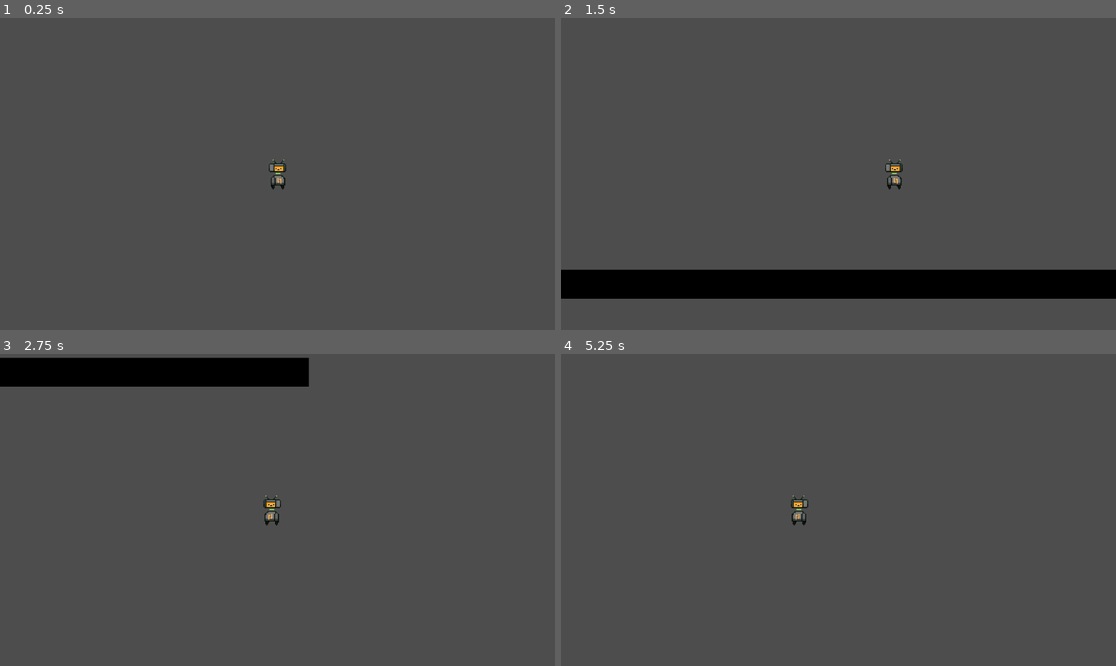
Above: before the commit, frames 1-4 (two rows, left to right).
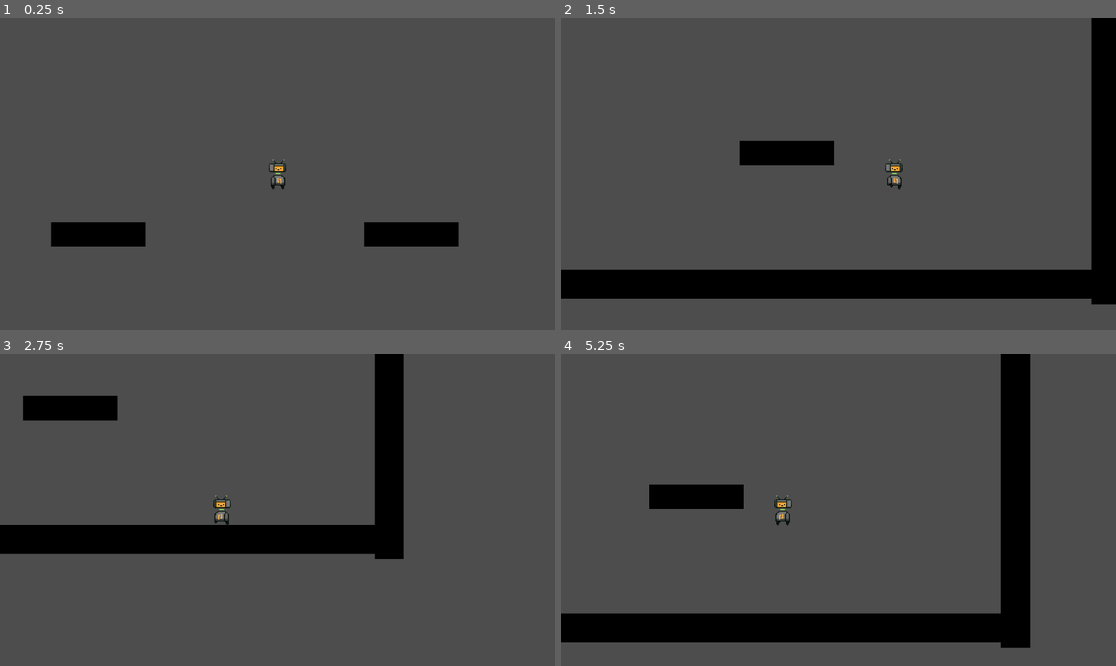
Above: after the commit, the same moments.

Repository: BenjaminWootten/speedjam-4
Game: Godot game, scene res://test_level.tscn
Two runs of this game, one before a commit and one after it. Both use one fixed random seed, a clock stepped at 60 frames per second and the inputs below.
Inputs:
- Up to frame 1 (0.25 s): no input
- Up to frame 2 (1.5 s): hold D (right) from 0.53 s (still down); tap E (grapple) at 0.6 s; tap W (up) at 0.77, 0.8, 1.07, 1.35 s
- Up to frame 3 (2.75 s): tap W (up) at 1.52, 1.82, 2.3 s; tap E (grapple) at 1.55, 2.1 s; release D (right) at 2.03 s; hold A (left) from 2.03 s (still down)
- Up to frame 4 (5.25 s): release A (left) at 2.78 s; hold D (right) 2.78-4.28 s; tap E (grapple) at 2.85, 4.35, 5.1 s; tap W (up) at 3.02, 3.32, 3.6, 3.77, 4.07, 4.52, 4.82 s; hold A (left) 4.28-5.03 s; hold D (right) from 5.03 s (still down)

The runs differ from the first frame. In frame 1, 2.7% of the frame differs, in the area x 9-83%, y 65-74%; in frame 2, 5.1%; in frame 3, 17%, in the area x 0-73%, y 0-66%; in frame 4, 14%.

Commit message:
grapple hook created

Diff:
--- /dev/null
+++ b/grapple.gd
@@ -0,0 +1,11 @@
+extends Node2D
+
+
+# Called when the node enters the scene tree for the first time.
+func _ready():
+	pass # Replace with function body.
+
+
+# Called every frame. 'delta' is the elapsed time since the previous frame.
+func _process(delta):
+	pass
--- /dev/null
+++ b/grapple.tscn
@@ -0,0 +1,8 @@
+[gd_scene load_steps=2 format=3 uid="uid://clto83m3jbc1q"]
+
+[ext_resource type="Script" path="res://grapple.gd" id="1_xok74"]
+
+[node name="grapple" type="Node2D"]
+script = ExtResource("1_xok74")
+
+[node name="RayCast2D" type="RayCast2D" parent="."]
--- a/robot.gd
+++ b/robot.gd
@@ -27,14 +27,17 @@
 	# As good practice, you should replace UI actions with custom gameplay actions.
 	var direction = Input.get_axis("left", "right")
 	# Check if there is a direction, velocity is below max
-	if direction and velocity.x * direction < MAX_SPEED and (not(sign(velocity.x) and sign(direction)) or sign(velocity.x) == sign(direction)):
-		velocity.x += direction * ACCELERATION
-		# Handle sprite direction
-		if direction == 1:
-			sprite.flip_h = false
-		else:
-			sprite.flip_h = true
+	if direction and (not(sign(velocity.x) and sign(direction)) or sign(velocity.x) == sign(direction)):
+		if velocity.x * direction < MAX_SPEED:
+			velocity.x += direction * ACCELERATION
+			# Handle sprite animation
+			sprite.play("walk")
+			if direction == 1:
+				sprite.flip_h = false
+			else:
+				sprite.flip_h = true
 	else:
 		velocity.x = move_toward(velocity.x, 0, DECELERATION)
+		sprite.play("default")
 
 	move_and_slide()
--- a/robot.tscn
+++ b/robot.tscn
@@ -1,7 +1,46 @@
-[gd_scene load_steps=5 format=3 uid="uid://dpiubspm00q5b"]
+[gd_scene load_steps=17 format=3 uid="uid://dpiubspm00q5b"]
 
 [ext_resource type="Script" path="res://robot.gd" id="1_ypht3"]
 [ext_resource type="Texture2D" uid="uid://dvrem4jnlfv1o" path="res://assets/robot.png" id="2_bx4sa"]
+[ext_resource type="Texture2D" uid="uid://cy77t35lta43l" path="res://assets/robot_idle1.png" id="3_np5n5"]
+[ext_resource type="Texture2D" uid="uid://co3p1pggk3td8" path="res://assets/robot_walk.png" id="4_u4mtg"]
+[ext_resource type="PackedScene" uid="uid://clto83m3jbc1q" path="res://grapple.tscn" id="5_d5l8x"]
+
+[sub_resource type="AtlasTexture" id="AtlasTexture_dtvci"]
+atlas = ExtResource("3_np5n5")
+region = Rect2(0, 0, 32, 32)
+
+[sub_resource type="AtlasTexture" id="AtlasTexture_fowwr"]
+atlas = ExtResource("3_np5n5")
+region = Rect2(32, 0, 32, 32)
+
+[sub_resource type="AtlasTexture" id="AtlasTexture_5huhb"]
+atlas = ExtResource("3_np5n5")
+region = Rect2(0, 32, 32, 32)
+
+[sub_resource type="AtlasTexture" id="AtlasTexture_iupon"]
+atlas = ExtResource("3_np5n5")
+region = Rect2(32, 32, 32, 32)
+
+[sub_resource type="AtlasTexture" id="AtlasTexture_eojtv"]
+atlas = ExtResource("4_u4mtg")
+region = Rect2(0, 0, 32, 32)
+
+[sub_resource type="AtlasTexture" id="AtlasTexture_8nchp"]
+atlas = ExtResource("4_u4mtg")
+region = Rect2(32, 0, 32, 32)
+
+[sub_resource type="AtlasTexture" id="AtlasTexture_1lc0l"]
+atlas = ExtResource("4_u4mtg")
+region = Rect2(0, 32, 32, 32)
+
+[sub_resource type="AtlasTexture" id="AtlasTexture_jp57f"]
+atlas = ExtResource("4_u4mtg")
+region = Rect2(32, 32, 32, 32)
+
+[sub_resource type="AtlasTexture" id="AtlasTexture_3yy5p"]
+atlas = ExtResource("4_u4mtg")
+region = Rect2(0, 64, 32, 32)
 
 [sub_resource type="SpriteFrames" id="SpriteFrames_cb5vl"]
 animations = [{
@@ -9,13 +48,50 @@
 "duration": 1.0,
 "texture": ExtResource("2_bx4sa")
 }],
+"loop": false,
+"name": &"default",
+"speed": 5.0
+}, {
+"frames": [{
+"duration": 1.0,
+"texture": SubResource("AtlasTexture_dtvci")
+}, {
+"duration": 1.0,
+"texture": SubResource("AtlasTexture_fowwr")
+}, {
+"duration": 1.0,
+"texture": SubResource("AtlasTexture_5huhb")
+}, {
+"duration": 1.0,
+"texture": SubResource("AtlasTexture_iupon")
+}],
+"loop": false,
+"name": &"idle1",
+"speed": 5.0
+}, {
+"frames": [{
+"duration": 1.0,
+"texture": SubResource("AtlasTexture_eojtv")
+}, {
+"duration": 1.0,
+"texture": SubResource("AtlasTexture_8nchp")
+}, {
+"duration": 1.0,
+"texture": SubResource("AtlasTexture_1lc0l")
+}, {
+"duration": 1.0,
+"texture": SubResource("AtlasTexture_jp57f")
+}, {
+"duration": 1.0,
+"texture": SubResource("AtlasTexture_3yy5p")
+}],
 "loop": true,
-"name": &"default",
+"name": &"walk",
 "speed": 5.0
 }]
 
 [sub_resource type="CapsuleShape2D" id="CapsuleShape2D_2388t"]
-radius = 13.0
+radius = 9.0
 
 [node name="robot" type="CharacterBody2D"]
 scale = Vector2(2, 2)
@@ -24,7 +100,11 @@
 [node name="AnimatedSprite2D" type="AnimatedSprite2D" parent="."]
 texture_filter = 1
 sprite_frames = SubResource("SpriteFrames_cb5vl")
+animation = &"walk"
+speed_scale = 2.0
 
 [node name="CollisionShape2D" type="CollisionShape2D" parent="."]
 position = Vector2(0, 1)
 shape = SubResource("CapsuleShape2D_2388t")
+
+[node name="grapple" parent="." instance=ExtResource("5_d5l8x")]
--- a/test_level.tscn
+++ b/test_level.tscn
@@ -27,3 +27,43 @@
 position = Vector2(0.250023, 0)
 scale = Vector2(17.7344, 1)
 texture = ExtResource("2_58my3")
+
+[node name="StaticBody2D4" type="StaticBody2D" parent="."]
+position = Vector2(1481, 278)
+rotation = 1.5708
+scale = Vector2(1.69953, -2.02094)
+
+[node name="CollisionShape2D" type="CollisionShape2D" parent="StaticBody2D4"]
+shape = SubResource("RectangleShape2D_od1j2")
+
+[node name="Sprite2D" type="Sprite2D" parent="StaticBody2D4"]
+texture_filter = 1
+position = Vector2(0.250023, 0)
+scale = Vector2(17.7344, 1)
+texture = ExtResource("2_58my3")
+
+[node name="StaticBody2D2" type="StaticBody2D" parent="."]
+position = Vector2(171, 328)
+scale = Vector2(0.460346, -1.69316)
+
+[node name="CollisionShape2D" type="CollisionShape2D" parent="StaticBody2D2"]
+shape = SubResource("RectangleShape2D_od1j2")
+
+[node name="Sprite2D" type="Sprite2D" parent="StaticBody2D2"]
+texture_filter = 1
+position = Vector2(0.250023, 0)
+scale = Vector2(17.7344, 1)
+texture = ExtResource("2_58my3")
+
+[node name="StaticBody2D3" type="StaticBody2D" parent="."]
+position = Vector2(821, 328)
+scale = Vector2(0.460346, -1.69316)
+
+[node name="CollisionShape2D" type="CollisionShape2D" parent="StaticBody2D3"]
+shape = SubResource("RectangleShape2D_od1j2")
+
+[node name="Sprite2D" type="Sprite2D" parent="StaticBody2D3"]
+texture_filter = 1
+position = Vector2(0.250023, 0)
+scale = Vector2(17.7344, 1)
+texture = ExtResource("2_58my3")
